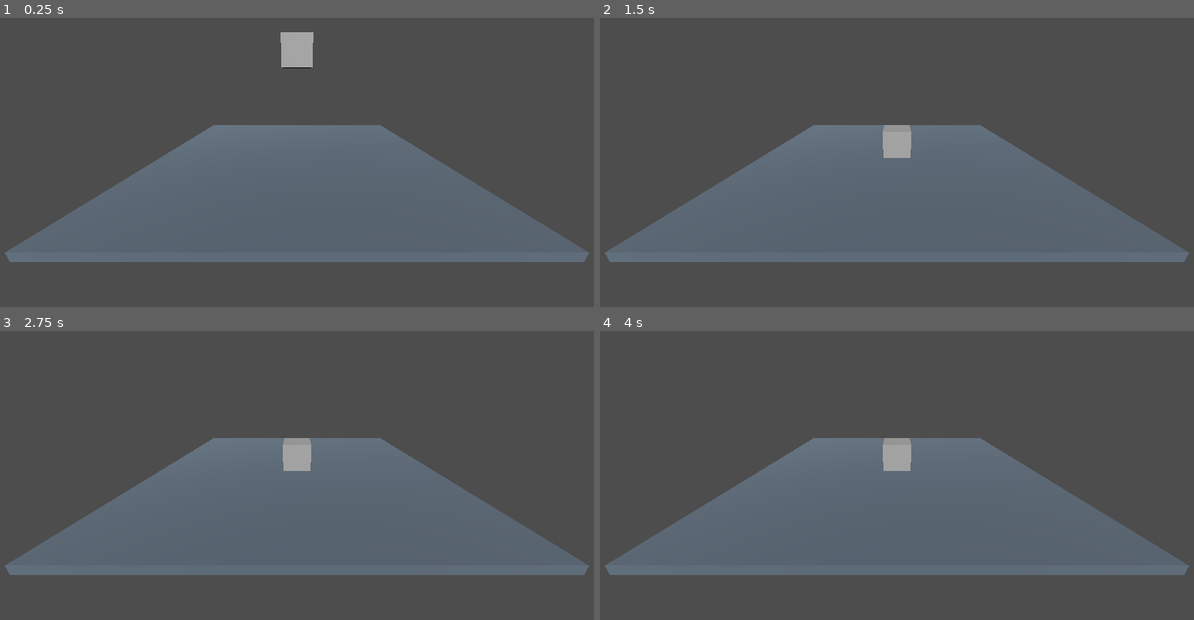
Above: before the commit, frames 1-4 (two rows, left to right).
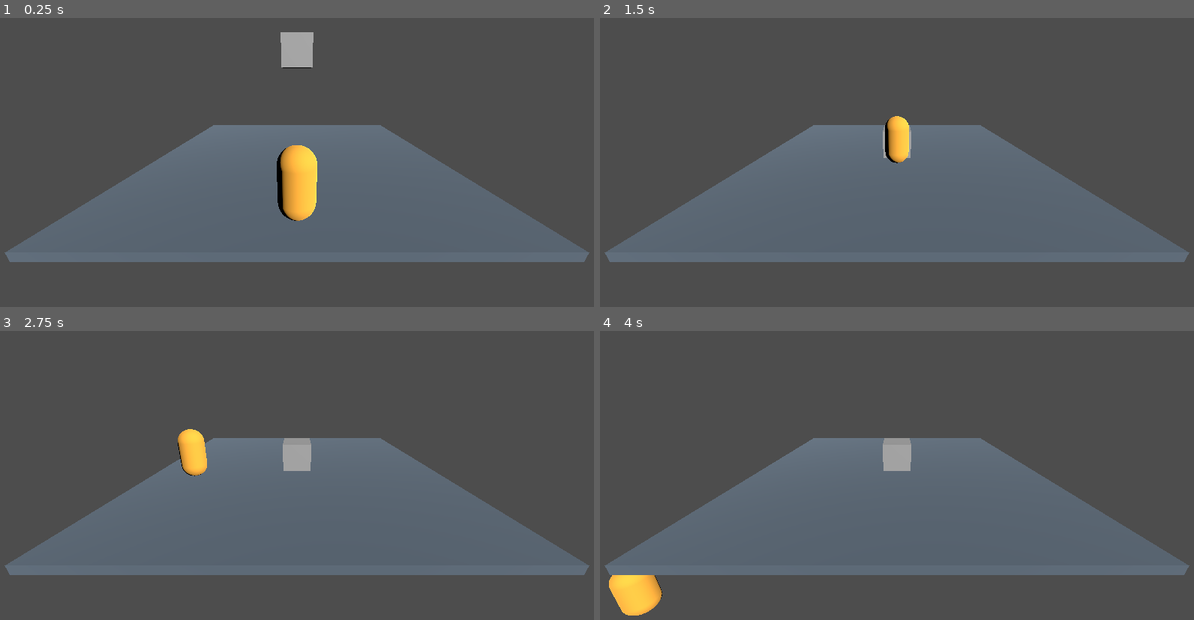
Above: after the commit, the same moments.

Repository: Delgado-dot/Cuy-Kombat
Game: Godot game, scene res://tests/objects/interactable_object_test.tscn
Two runs of this game, one before a commit and one after it. Both use one fixed random seed, a clock stepped at 60 frames per second and the inputs below. This scene is started directly instead of the project's main scene.
Inputs:
- Up to frame 1 (0.25 s): no input
- Up to frame 2 (1.5 s): hold W from 0.53 s (still down); tap Space at 0.77 s; tap Enter at 1.25 s
- Up to frame 3 (2.75 s): tap Space at 1.52 s; release W at 2.03 s; hold A from 2.03 s (still down)
- Up to frame 4 (4 s): tap Space at 3.02, 3.77 s; release A at 3.53 s; hold S from 3.53 s (still down)

The runs differ from the first frame. In frame 1, 1.6% of the frame differs, in the area x 46-54%, y 44-71%; in frame 2, 0.6%; in frame 3, 0.6%; in frame 4, 1.0%.

Commit message:
feat(objects): add interaction range detection

Diff:
--- a/scenes/gameplay/interactable_object.tscn
+++ b/scenes/gameplay/interactable_object.tscn
@@ -7,6 +7,9 @@
 
 [sub_resource type="BoxMesh" id="BoxMesh_object"]
 size = Vector3(1, 1, 1)
+
+[sub_resource type="SphereShape3D" id="SphereShape3D_interaction"]
+radius = 2.0
 
 [node name="InteractableObject" type="RigidBody3D"]
 mass = 2.0
@@ -17,3 +20,10 @@
 
 [node name="MeshInstance3D" type="MeshInstance3D" parent="."]
 mesh = SubResource("BoxMesh_object")
+
+[node name="InteractionArea" type="Area3D" parent="."]
+monitoring = true
+collision_mask = 1
+
+[node name="CollisionShape3D" type="CollisionShape3D" parent="InteractionArea"]
+shape = SubResource("SphereShape3D_interaction")
--- a/scripts/gameplay/interactable_object.gd
+++ b/scripts/gameplay/interactable_object.gd
@@ -2,3 +2,45 @@
 
 ## Base reusable for physical objects that will support interactions later.
 class_name InteractableObject
+
+## Emitted when a player enters this object's interaction range.
+signal player_entered_interaction_range(player: CharacterBody3D)
+
+## Emitted when a player leaves this object's interaction range.
+signal player_exited_interaction_range(player: CharacterBody3D)
+
+var _nearby_players: Array[CharacterBody3D] = []
+
+
+func _ready() -> void:
+	$InteractionArea.body_entered.connect(_on_interaction_area_body_entered)
+	$InteractionArea.body_exited.connect(_on_interaction_area_body_exited)
+
+
+## Returns true while at least one CharacterBody3D is inside the interaction area.
+func has_player_in_interaction_range() -> bool:
+	return not _nearby_players.is_empty()
+
+
+func _on_interaction_area_body_entered(body: Node3D) -> void:
+	if not body is CharacterBody3D:
+		return
+
+	var player := body as CharacterBody3D
+	if player in _nearby_players:
+		return
+
+	_nearby_players.append(player)
+	player_entered_interaction_range.emit(player)
+
+
+func _on_interaction_area_body_exited(body: Node3D) -> void:
+	if not body is CharacterBody3D:
+		return
+
+	var player := body as CharacterBody3D
+	if player not in _nearby_players:
+		return
+
+	_nearby_players.erase(player)
+	player_exited_interaction_range.emit(player)
--- /dev/null
+++ b/tests/objects/interactable_object_test.gd
@@ -0,0 +1,20 @@
+extends Node3D
+
+@onready var interactable_object: InteractableObject = $InteractableObject
+
+
+func _ready() -> void:
+	interactable_object.player_entered_interaction_range.connect(
+		_on_player_entered_interaction_range
+	)
+	interactable_object.player_exited_interaction_range.connect(
+		_on_player_exited_interaction_range
+	)
+
+
+func _on_player_entered_interaction_range(_player: CharacterBody3D) -> void:
+	print("PLAYER ENTERED INTERACTION RANGE")
+
+
+func _on_player_exited_interaction_range(_player: CharacterBody3D) -> void:
+	print("PLAYER EXITED INTERACTION RANGE")
--- a/tests/objects/interactable_object_test.tscn
+++ b/tests/objects/interactable_object_test.tscn
@@ -1,6 +1,8 @@
-[gd_scene load_steps=5 format=3]
+[gd_scene load_steps=7 format=3]
 
 [ext_resource type="PackedScene" path="res://scenes/gameplay/interactable_object.tscn" id="1_interactable"]
+[ext_resource type="PackedScene" path="res://scenes/player/player.tscn" id="2_player"]
+[ext_resource type="Script" path="res://tests/objects/interactable_object_test.gd" id="3_test"]
 
 [sub_resource type="StandardMaterial3D" id="StandardMaterial3D_floor"]
 albedo_color = Color(0.3, 0.35, 0.4, 1)
@@ -13,6 +15,7 @@
 size = Vector3(10, 0.2, 10)
 
 [node name="InteractableObjectTest" type="Node3D"]
+script = ExtResource("3_test")
 
 [node name="DirectionalLight3D" type="DirectionalLight3D" parent="."]
 transform = Transform3D(0.707107, -0.353553, 0.612372, 0, 0.866025, 0.5, -0.707107, -0.353553, 0.612372, 0, 6, 0)
@@ -32,3 +35,6 @@
 
 [node name="InteractableObject" parent="." instance=ExtResource("1_interactable")]
 position = Vector3(0, 4, 0)
+
+[node name="Player" parent="." instance=ExtResource("2_player")]
+position = Vector3(0, 0.8, 4)
Not shown: 1 places in scenes/gameplay/interactable_object.tscn that only renumber resources
Not shown, added: tests/objects/interactable_object_test.gd.uid
